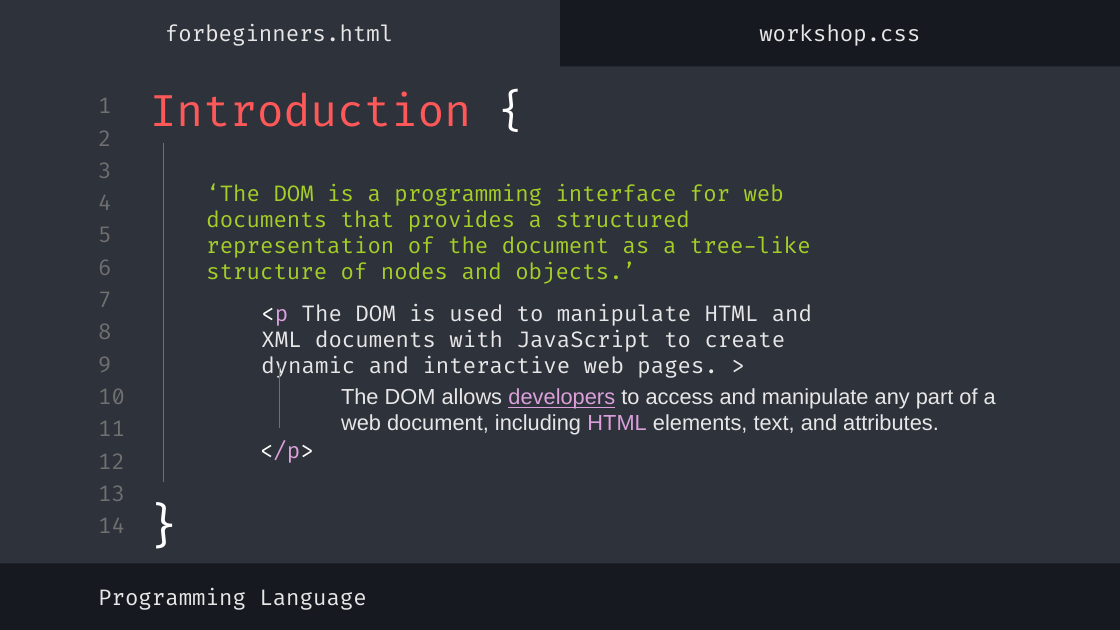
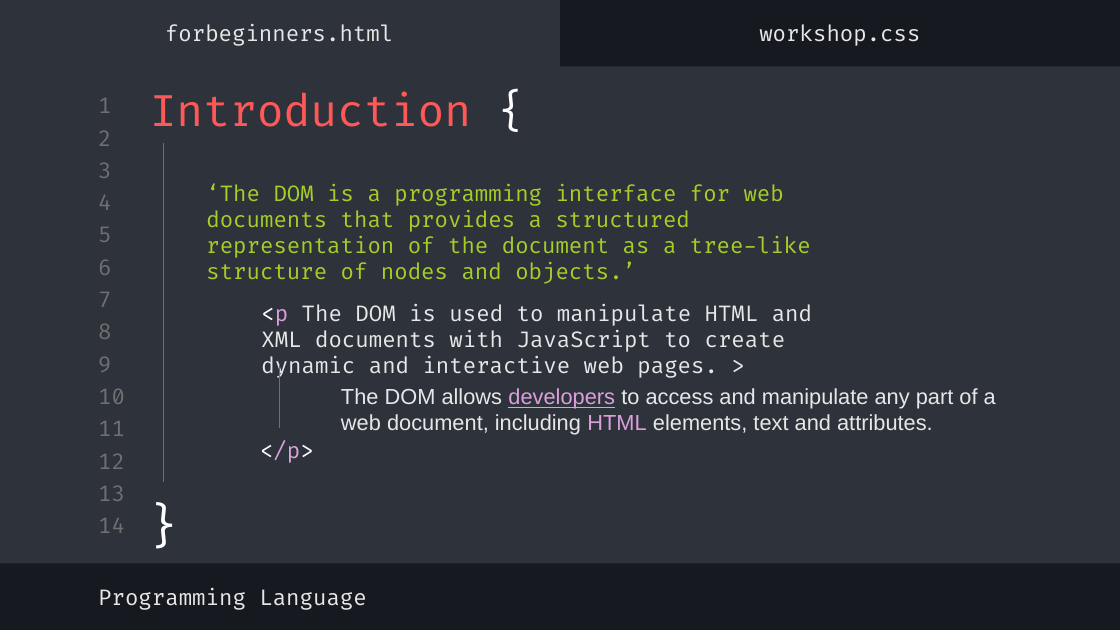
Before and after one commit to emptyshell/js-dom-example, a slide deck: slide 3 of doc/DOM.pptx. Drawn at 1120x630 pixels with LibreOffice and Linux fonts; fonts in the diff are those of the drawing. Boxes give left, top, right and bottom in pixels: in the first picture for what was removed or moved away, otherwise in the second. Text is boxed around its words. In the diff, an @@ line names an element or a change of style, - is before the commit and + after.

```diff
--- a/doc/DOM.pptx
+++ b/doc/DOM.pptx
@@ text at (341, 388, 996, 435): text changed @@
-The DOM allows developers to access and manipulate any part of a web document, including HTML elements, text, and attributes.
+The DOM allows developers to access and manipulate any part of a web document, including HTML elements, text and attributes.
```
Also in this commit, not shown: 1 other slide changed, 1 other file.
